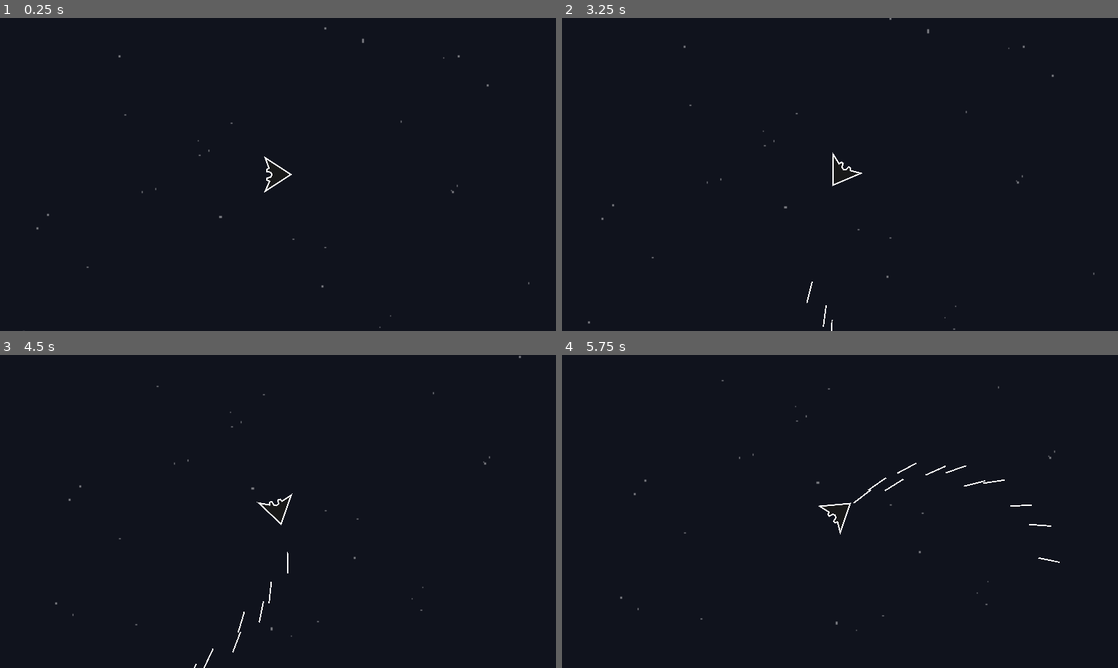
Above: before the commit, frames 1-4 (two rows, left to right).
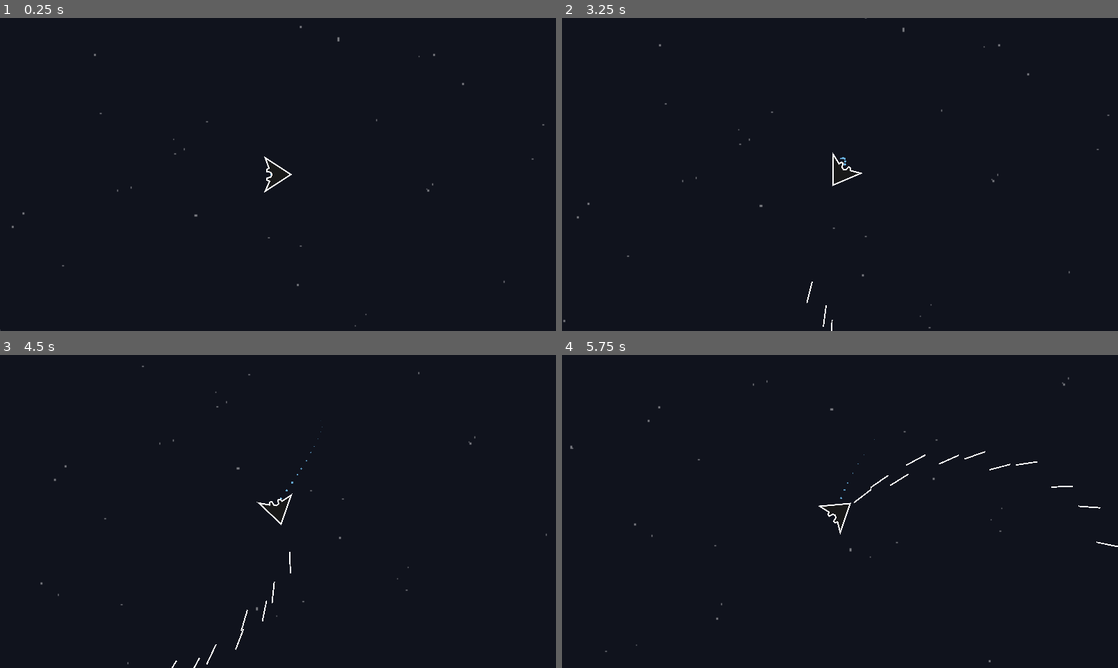
Above: after the commit, the same moments.

Repository: JoeZlonicky/asteroid-miner-prototype
Game: Godot game, scene res://game/game.tscn
Same seed, same stepped clock (60 frames per second), same inputs: the game is played once before the commit and once after it.
Inputs:
- Up to frame 1 (0.25 s): no input
- Up to frame 2 (3.25 s): tap Enter at 0.5 s; hold D (turn_right) 0.53-1.28 s; hold Space (shoot) 0.53-1.28 s; hold S (slow_down, bound only after the commit) 1.28-2.03 s; tap Space (shoot) at 1.35, 2.85 s; hold D (turn_right) 2.03-2.78 s; hold Space (shoot) 2.03-2.78 s; hold W (move_forward) from 2.78 s (still down)
- Up to frame 3 (4.5 s): release W (move_forward) at 3.53 s; hold Space (shoot) 3.53-4.28 s; hold A (turn_left) from 3.53 s (still down); tap Space (shoot) at 4.35 s
- Up to frame 4 (5.75 s): release A (turn_left) at 5.03 s; hold S (slow_down, bound only after the commit) from 5.03 s (still down); hold Space (shoot) from 5.03 s (still down)

The runs differ from the first frame. In frame 1, 0.1% of the frame differs, in the area x 0-98%, y 2-100%; in frame 2, 0.2%; in frame 3, 0.3%; in frame 4, 0.5%, in the area x 1-100%, y 7-99%.

Commit message:
Tweaked movement mechanics

Diff:
--- /dev/null
+++ b/assets/images/circle.svg
@@ -0,0 +1,49 @@
+<?xml version="1.0" encoding="UTF-8" standalone="no"?>
+<!-- Created with Inkscape (http://www.inkscape.org/) -->
+
+<svg
+   width="17.470158mm"
+   height="17.470158mm"
+   viewBox="0 0 17.470158 17.470158"
+   version="1.1"
+   id="svg1"
+   inkscape:version="1.3 (0e150ed6c4, 2023-07-21)"
+   sodipodi:docname="circle.svg"
+   xmlns:inkscape="http://www.inkscape.org/namespaces/inkscape"
+   xmlns:sodipodi="http://sodipodi.sourceforge.net/DTD/sodipodi-0.dtd"
+   xmlns="http://www.w3.org/2000/svg"
+   xmlns:svg="http://www.w3.org/2000/svg">
+  <sodipodi:namedview
+     id="namedview1"
+     pagecolor="#3f3f3f"
+     bordercolor="#000000"
+     borderopacity="0.25"
+     inkscape:showpageshadow="2"
+     inkscape:pageopacity="0.0"
+     inkscape:pagecheckerboard="0"
+     inkscape:deskcolor="#d1d1d1"
+     inkscape:document-units="mm"
+     inkscape:zoom="0.73139029"
+     inkscape:cx="-27.345181"
+     inkscape:cy="93.657245"
+     inkscape:window-width="1920"
+     inkscape:window-height="1017"
+     inkscape:window-x="1912"
+     inkscape:window-y="-8"
+     inkscape:window-maximized="1"
+     inkscape:current-layer="layer1" />
+  <defs
+     id="defs1" />
+  <g
+     inkscape:label="Layer 1"
+     inkscape:groupmode="layer"
+     id="layer1"
+     transform="translate(-82.788671,-113.89951)">
+    <circle
+       style="fill:#ffffff;fill-opacity:1;stroke:#ffffff;stroke-width:3"
+       id="path1"
+       cx="91.52375"
+       cy="122.63459"
+       r="7.2350788" />
+  </g>
+</svg>
--- a/data/equipment/weapons/blaster.gd
+++ b/data/equipment/blaster/blaster.gd
@@ -1,7 +1,7 @@
 extends Equipment
 
 
-const PROJECTILE_SCENE: PackedScene = preload("res://projectile/projectile.tscn")
+const PROJECTILE_SCENE: PackedScene = preload("res://data/projectiles/projectile.tscn")
 
 var point_index: int = 0
 
--- a/data/equipment/weapons/blaster.tscn
+++ b/data/equipment/blaster/blaster.tscn
@@ -1,10 +1,10 @@
 [gd_scene load_steps=3 format=3 uid="uid://clydoun60iql"]
 
-[ext_resource type="PackedScene" uid="uid://36fb4ausy3u8" path="res://data/equipment/equipment.tscn" id="1_chu0s"]
-[ext_resource type="Script" path="res://data/equipment/weapons/blaster.gd" id="2_jmqi8"]
+[ext_resource type="PackedScene" uid="uid://36fb4ausy3u8" path="res://data/equipment/equipment.tscn" id="1_sxfdo"]
+[ext_resource type="Script" path="res://data/equipment/blaster/blaster.gd" id="2_2rlo4"]
 
-[node name="Blaster" instance=ExtResource("1_chu0s")]
-script = ExtResource("2_jmqi8")
+[node name="Blaster" instance=ExtResource("1_sxfdo")]
+script = ExtResource("2_2rlo4")
 
 [node name="Point1" type="Marker2D" parent="." index="0"]
 position = Vector2(23, -3)
--- a/data/equipment/engines/standard_engine.tscn
+++ /dev/null
@@ -1,7 +0,0 @@
-[gd_scene load_steps=3 format=3 uid="uid://c5xxfcf4yrqqj"]
-
-[ext_resource type="PackedScene" uid="uid://36fb4ausy3u8" path="res://data/equipment/equipment.tscn" id="1_62xcg"]
-[ext_resource type="Script" path="res://data/equipment/engines/standard_engine.gd" id="2_03twx"]
-
-[node name="StandardEngine" instance=ExtResource("1_62xcg")]
-script = ExtResource("2_03twx")
--- a/data/equipment/equipment.gd
+++ b/data/equipment/equipment.gd
@@ -10,9 +10,9 @@
 	pass
 
 
-func active_update(delta: float):
+func active_update(_delta: float):
 	pass
 
 
-func passive_update(delta: float):
+func passive_update(_delta: float):
 	pass
--- a/data/equipment/equipment_data.gd
+++ /dev/null
@@ -1,6 +0,0 @@
-class_name EquipmentData
-extends Resource
-
-
-@export var name: String
-@export var scene: PackedScene
--- a/data/equipment/engines/standard_engine.gd
+++ b/data/equipment/thrusters/thrusters.gd
@@ -2,8 +2,10 @@
 
 
 const FORWARD_THRUST: float = 200.0
-const FORWARD_THRUST_DECELERATION: float = 100.0
-const MAX_FORWARD_THRUST: float = 200.0
+const FORWARD_THRUST_DECELERATION: float = 5.0
+const MAX_FORWARD_THRUST: float = 250.0
+
+const SLOW_THRUST: float = 150.0
 
 const ROTATION_THRUST: float = 2.0
 const ROTATION_THRUST_DECELERATION: float = 2.0
@@ -21,12 +23,16 @@
 	var forward_input: int = 0
 	if Input.is_action_pressed("move_forward"):
 		forward_input = 1
+	elif Input.is_action_pressed("slow_down"):
+		forward_input = -1
 
-	if forward_input == 0:
-		owner.velocity = owner.velocity.move_toward(Vector2.ZERO, FORWARD_THRUST_DECELERATION * delta)
-	else:
+	if forward_input > 0:
 		owner.velocity += forward_input * FORWARD_THRUST * delta * Vector2(cos(owner.rotation), sin(owner.rotation))
 		owner.velocity = owner.velocity.limit_length(MAX_FORWARD_THRUST)
+	elif forward_input < 0:
+		owner.velocity = owner.velocity.move_toward(Vector2.ZERO, SLOW_THRUST * delta)
+	else:
+		owner.velocity = owner.velocity.move_toward(Vector2.ZERO, FORWARD_THRUST_DECELERATION * delta)
 
 	owner.move_and_slide()
 
--- /dev/null
+++ b/data/equipment/thrusters/thrusters.tscn
@@ -0,0 +1,7 @@
+[gd_scene load_steps=3 format=3 uid="uid://c5xxfcf4yrqqj"]
+
+[ext_resource type="PackedScene" uid="uid://36fb4ausy3u8" path="res://data/equipment/equipment.tscn" id="1_01m3c"]
+[ext_resource type="Script" path="res://data/equipment/thrusters/thrusters.gd" id="2_j4ixl"]
+
+[node name="Thrusters" instance=ExtResource("1_01m3c")]
+script = ExtResource("2_j4ixl")
--- a/projectile/projectile.tscn
+++ b/data/projectiles/projectile.tscn
@@ -1,19 +1,19 @@
 [gd_scene load_steps=4 format=3 uid="uid://drufal4f2uggw"]
 
-[ext_resource type="Script" path="res://projectile/projectile.gd" id="1_vvdwn"]
-[ext_resource type="Texture2D" uid="uid://cbjvxn16yhehg" path="res://assets/images/laser.svg" id="2_ygqhg"]
+[ext_resource type="Script" path="res://data/projectiles/projectile.gd" id="1_q7kbu"]
+[ext_resource type="Texture2D" uid="uid://cbjvxn16yhehg" path="res://assets/images/laser.svg" id="2_i4l73"]
 
 [sub_resource type="RectangleShape2D" id="RectangleShape2D_7obrq"]
 size = Vector2(45, 3)
 
 [node name="Projectile" type="Area2D"]
 position = Vector2(203, -33)
-script = ExtResource("1_vvdwn")
+script = ExtResource("1_q7kbu")
 
 [node name="Sprite2D" type="Sprite2D" parent="."]
 position = Vector2(22.625, 0.375)
 scale = Vector2(0.25, 0.25)
-texture = ExtResource("2_ygqhg")
+texture = ExtResource("2_i4l73")
 
 [node name="CollisionShape2D" type="CollisionShape2D" parent="."]
 position = Vector2(22.125, -0.125)
--- a/player/player.gd
+++ b/player/player.gd
@@ -2,12 +2,10 @@
 extends CharacterBody2D
 
 
-
-
 @onready var blaster: Equipment = $Blaster
-@onready var engines: Equipment = $StandardEngine
+@onready var thrusters: Equipment = $Thrusters
 
 
 func _physics_process(delta: float) -> void:
-	engines.active_update(delta)
+	thrusters.active_update(delta)
 	blaster.active_update(delta)
--- a/player/player.tscn
+++ b/player/player.tscn
@@ -1,14 +1,40 @@
-[gd_scene load_steps=6 format=3 uid="uid://bvsf1cud8uuvo"]
+[gd_scene load_steps=12 format=3 uid="uid://bvsf1cud8uuvo"]
 
 [ext_resource type="Script" path="res://player/player.gd" id="1_dvebg"]
 [ext_resource type="Texture2D" uid="uid://bsivagbf4f1jm" path="res://assets/images/player_ship.svg" id="2_p65gm"]
-[ext_resource type="PackedScene" uid="uid://clydoun60iql" path="res://data/equipment/weapons/blaster.tscn" id="3_45gt5"]
-[ext_resource type="PackedScene" uid="uid://c5xxfcf4yrqqj" path="res://data/equipment/engines/standard_engine.tscn" id="4_b6qkp"]
+[ext_resource type="PackedScene" uid="uid://clydoun60iql" path="res://data/equipment/blaster/blaster.tscn" id="3_45gt5"]
+[ext_resource type="PackedScene" uid="uid://c5xxfcf4yrqqj" path="res://data/equipment/thrusters/thrusters.tscn" id="4_b6qkp"]
+[ext_resource type="Texture2D" uid="uid://b3571hwejk632" path="res://assets/images/circle.svg" id="5_gh6fp"]
 
 [sub_resource type="CircleShape2D" id="CircleShape2D_2wm4o"]
 radius = 25.0799
 
+[sub_resource type="Gradient" id="Gradient_t1wmq"]
+colors = PackedColorArray(1, 1, 1, 1, 1, 1, 1, 0)
+
+[sub_resource type="GradientTexture1D" id="GradientTexture1D_w5tbn"]
+gradient = SubResource("Gradient_t1wmq")
+
+[sub_resource type="Curve" id="Curve_4f784"]
+_data = [Vector2(0, 1), 0.0, 0.0, 0, 0, Vector2(1, 0), 0.0, 0.0, 0, 0]
+point_count = 2
+
+[sub_resource type="CurveTexture" id="CurveTexture_n4722"]
+curve = SubResource("Curve_4f784")
+
+[sub_resource type="ParticleProcessMaterial" id="ParticleProcessMaterial_fxehk"]
+particle_flag_disable_z = true
+gravity = Vector3(0, 0, 0)
+orbit_velocity_min = 0.0
+orbit_velocity_max = 0.0
+scale_min = 0.07
+scale_max = 0.07
+scale_curve = SubResource("CurveTexture_n4722")
+color = Color(0.470588, 0.796078, 1, 1)
+color_ramp = SubResource("GradientTexture1D_w5tbn")
+
 [node name="Player" type="CharacterBody2D"]
+position = Vector2(51, 3)
 script = ExtResource("1_dvebg")
 
 [node name="Sprite2D" type="Sprite2D" parent="."]
@@ -23,4 +49,12 @@
 
 [node name="Blaster" parent="." instance=ExtResource("3_45gt5")]
 
-[node name="StandardEngine" parent="." instance=ExtResource("4_b6qkp")]
+[node name="Thrusters" parent="." instance=ExtResource("4_b6qkp")]
+
+[node name="GPUParticles2D" type="GPUParticles2D" parent="."]
+show_behind_parent = true
+position = Vector2(-14, 0)
+amount = 16
+process_material = SubResource("ParticleProcessMaterial_fxehk")
+texture = ExtResource("5_gh6fp")
+lifetime = 2.0
--- a/project.godot
+++ b/project.godot
@@ -49,6 +49,12 @@
 "events": [Object(InputEventKey,"resource_local_to_scene":false,"resource_name":"","device":-1,"window_id":0,"alt_pressed":false,"shift_pressed":false,"ctrl_pressed":false,"meta_pressed":false,"pressed":false,"keycode":0,"physical_keycode":32,"key_label":0,"unicode":32,"echo":false,"script":null)
 ]
 }
+slow_down={
+"deadzone": 0.5,
+"events": [Object(InputEventKey,"resource_local_to_scene":false,"resource_name":"","device":-1,"window_id":0,"alt_pressed":false,"shift_pressed":false,"ctrl_pressed":false,"meta_pressed":false,"pressed":false,"keycode":0,"physical_keycode":83,"key_label":0,"unicode":115,"echo":false,"script":null)
+, Object(InputEventKey,"resource_local_to_scene":false,"resource_name":"","device":-1,"window_id":0,"alt_pressed":false,"shift_pressed":false,"ctrl_pressed":false,"meta_pressed":false,"pressed":false,"keycode":0,"physical_keycode":4194322,"key_label":0,"unicode":0,"echo":false,"script":null)
+]
+}
 
 [rendering]
 
Not shown, added: assets/images/circle.svg.import
Renamed: projectile/projectile.gd -> data/projectiles/projectile.gd
Not shown, added: export_presets.cfg
Not shown, added: player/pla1B73.tmp
Not shown, added: player/plaE58C.tmp
